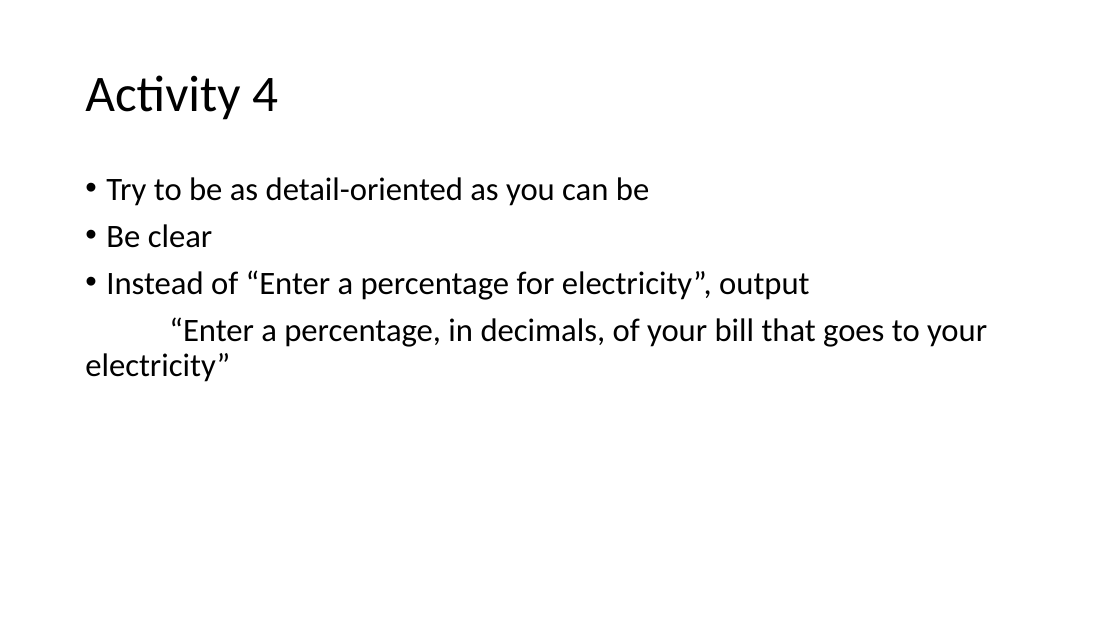
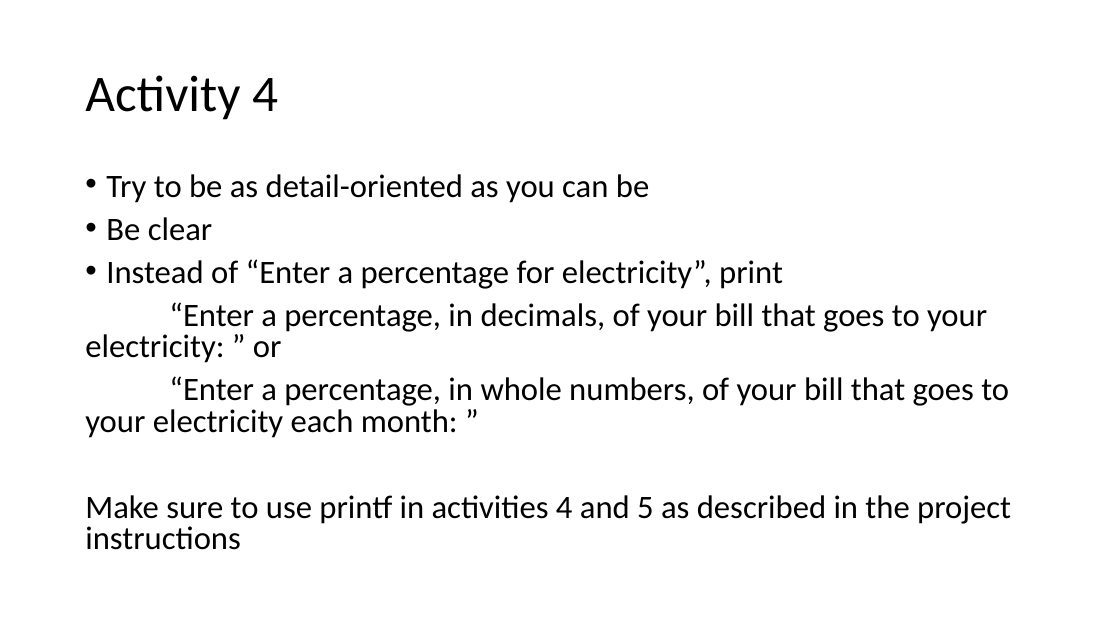
Before and after one commit to kingsman142/CS0007-UTA, a slide deck: slide 8 of Powerpoints/CS0007 Week 4.pptx. Drawn at 1120x630 pixels with LibreOffice and Linux fonts; fonts in the diff are those of the drawing. Boxes give left, top, right and bottom in pixels: in the first picture for what was removed or moved away, otherwise in the second. Text is boxed around its words. In the diff, an @@ line names an element or a change of style, - is before the commit and + after.

```diff
--- a/Powerpoints/CS0007 Week 4.pptx
+++ b/Powerpoints/CS0007 Week 4.pptx
@@ text at (x1=106, y1=174, x2=649, y2=241): line spacing 0.9 to 0.8 @@
@@ text at (x1=85, y1=259, x2=1011, y2=550): text changed @@
-• Instead of “Enter a percentage for electricity”, output
-“Enter a percentage, in decimals, of your bill that goes to your electricity”
+• Instead of “Enter a percentage for electricity”, print
+“Enter a percentage, in decimals, of your bill that goes to your electricity: ” or
+“Enter a percentage, in whole numbers, of your bill that goes to your electricity each month: ”
+Make sure to use printf in activities 4 and 5 as described in the project instructions
```
Also in this commit, not shown: 6 other slides changed, 2 other files.
